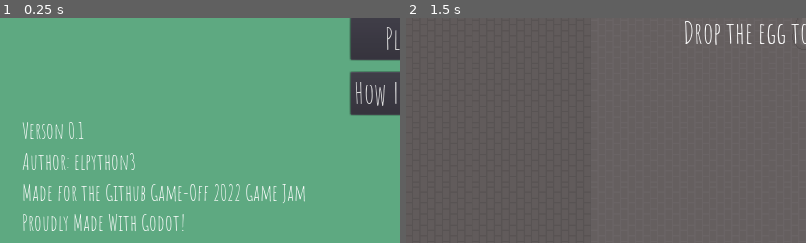
Above: before the commit, frames 1-2 (left to right).
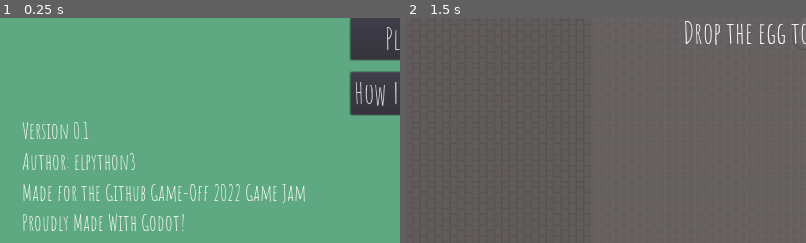
Above: after the commit, the same moments.

Repository: elpython3/Bad-Egg-Factory
Game: Godot game, scene res://src_and_scenes/Main.tscn
The game is run twice, just before and just after one commit, with the same random seed, the same clock (stepped at 60 frames per second) and the same inputs. Sound files missing from this copy of the repository are replaced by a short silence.
Inputs (mouse positions are % of the whole screen's width and height, from its top left):
- Up to frame 1 (0.25 s): no input
- Up to frame 2 (1.5 s): click "Play" at 0.5 s; click (86, 9) at 1.25 s
The pictures show only the part of the screen within x 0-50%, y 47-97%; the shares and areas given below are measured in that part.

The runs differ from the first frame. In frame 1, 0.3% of the frame differs, in the area x 11-23%, y 46-54%; in frame 2, nothing differs.

Commit message:
11th commit

Diff:
--- a/src_and_scenes/StartScreen.tscn
+++ b/src_and_scenes/StartScreen.tscn
@@ -68,7 +68,7 @@
 margin_bottom = -32.0
 size_flags_vertical = 5
 custom_fonts/font = SubResource( 4 )
-text = "Verson 0.1
+text = "Version 0.1
 Author: elpython3
 Made for the Github Game-Off 2022 Game Jam
 Proudly Made With Godot!"
